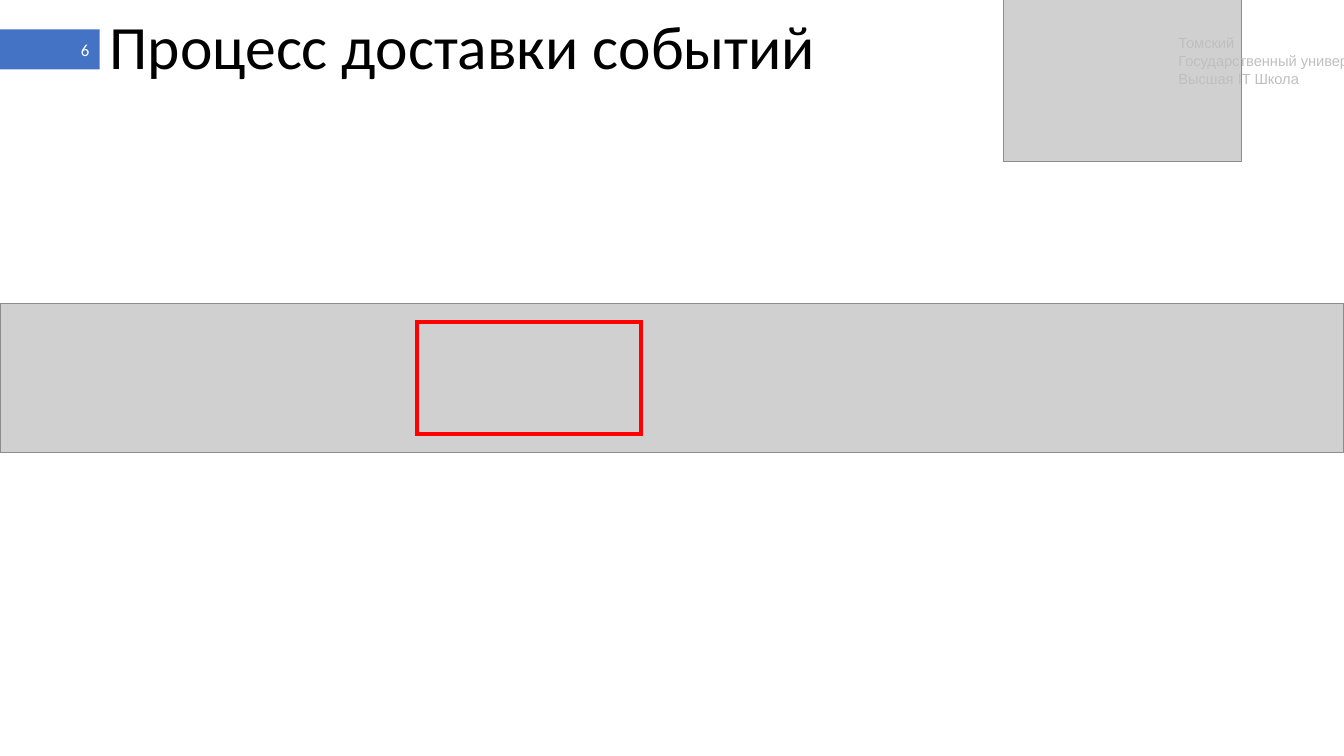
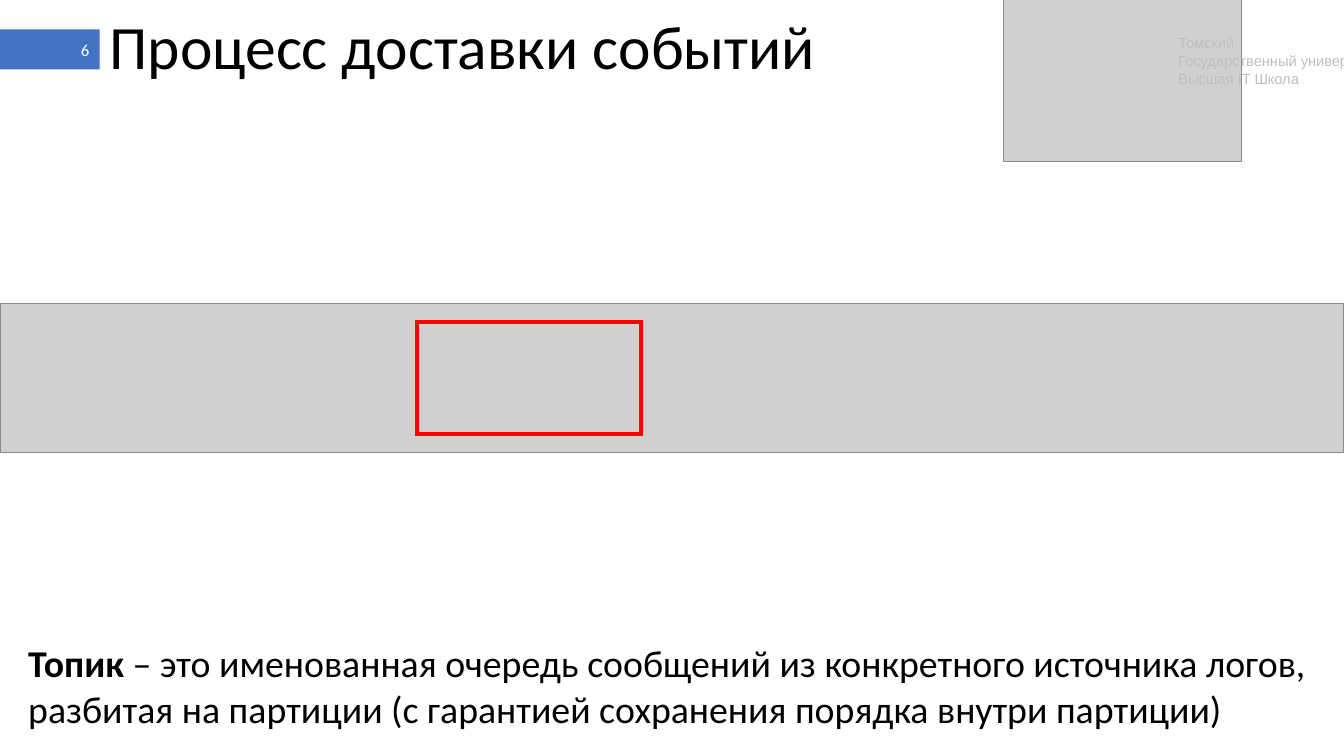
Before and after one commit to shameoff/GraduateWork, a slide deck: slide 6 of Презентация ВКР (в шаблоне).pptx. Drawn at 1344x756 pixels with LibreOffice and Linux fonts; fonts in the diff are those of the drawing; grey boxes stand for pictures. Boxes give left, top, right and bottom in pixels: in the first picture for what was removed or moved away, otherwise in the second. Text is boxed around its words. In the diff, an @@ line names an element or a change of style, - is before the commit and + after.

```diff
--- a/Презентация ВКР (в шаблоне).pptx
+++ b/Презентация ВКР (в шаблоне).pptx
@@ text added at <box>28,651,1305,730</box>, 27 pt, text #000000 @@
+Топик – это именованная очередь сообщений из конкретного источника логов, разбитая на партиции (с гарантией сохранения порядка внутри партиции)
```
Also in this commit, not shown: 2 other slides changed.
